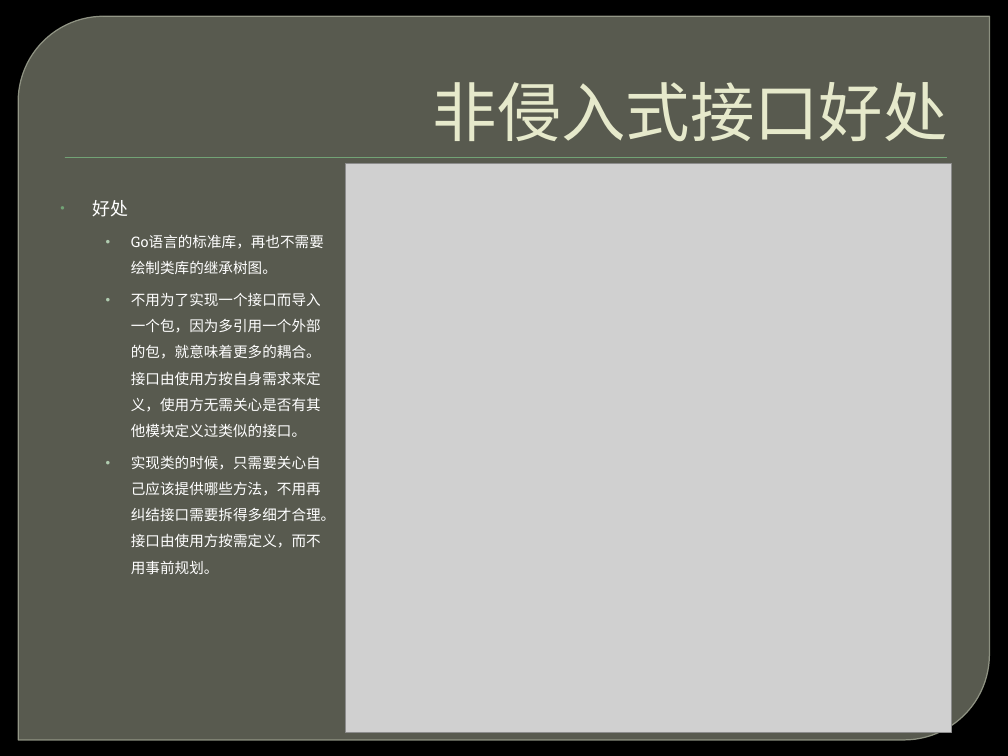
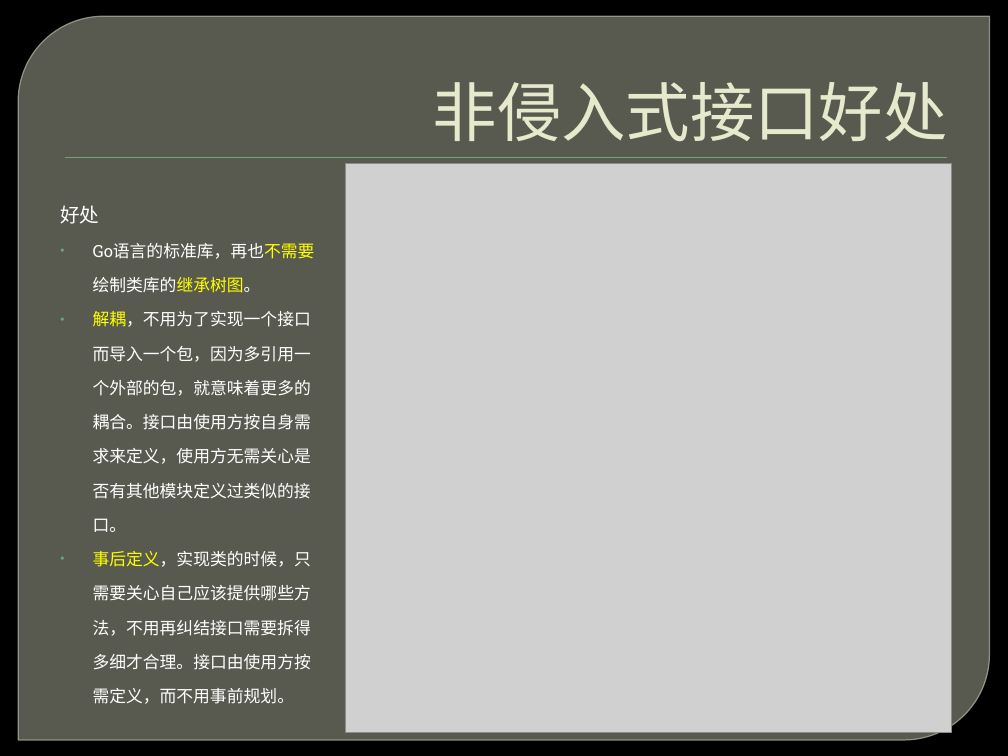
Before and after one commit to ghj1976/lecture, a slide deck: slide 9 of golang连接和组合的语言/Golang 连接和组合的语言.pptx. Drawn at 1008x756 pixels with LibreOffice and Linux fonts; fonts in the diff are those of the drawing; grey boxes stand for pictures; background and template pictures are left out. Boxes give left, top, right and bottom in pixels: in the first picture for what was removed or moved away, otherwise in the second. Text is boxed around its words. In the diff, an @@ line names an element or a change of style, - is before the commit and + after.

```diff
--- a/golang连接和组合的语言/Golang 连接和组合的语言.pptx
+++ b/golang连接和组合的语言/Golang 连接和组合的语言.pptx
@@ text at (60,205,315,293): size 12.8 to 14 pt in "好处"; size 10.4 to 12 pt, text colour #FFFFFF to #FFFF00 in "Go语言的标准库，再也不需要绘制类库的继承树图。"; bullet • to none; line spacing 1.5 to 1.7; list level 2 to 1 in "Go语言的标准库，再也不需要绘制类库的继承树图。"; bullet colour #B0CCB0 to #72A376 @@
@@ text at (93,311,311,670): text changed; size 10.4 to 12 pt @@
-  • 不用为了实现一个接口而导入一个包，因为多引用一个外部的包，就意味着更多的耦合。接口由使用方按自身需求来定义，使用方无需关心是否有其他模块定义过类似的接口。
-  • 实现类的时候，只需要关心自己应该提供哪些方法，不用再纠结接口需要拆得多细才合理。接口由使用方按需定义，而不用事前规划。
+• 解耦，不用为了实现一个接口而导入一个包，因为多引用一个外部的包，就意味着更多的耦合。接口由使用方按自身需求来定义，使用方无需关心是否有其他模块定义过类似的接口。
+• 事后定义，实现类的时候，只需要关心自己应该提供哪些方法，不用再纠结接口需要拆得多细才合理。接口由使用方按需定义，而不用事前规划。
```
Also in this commit, not shown: 27 other slides changed, 2 other files.
